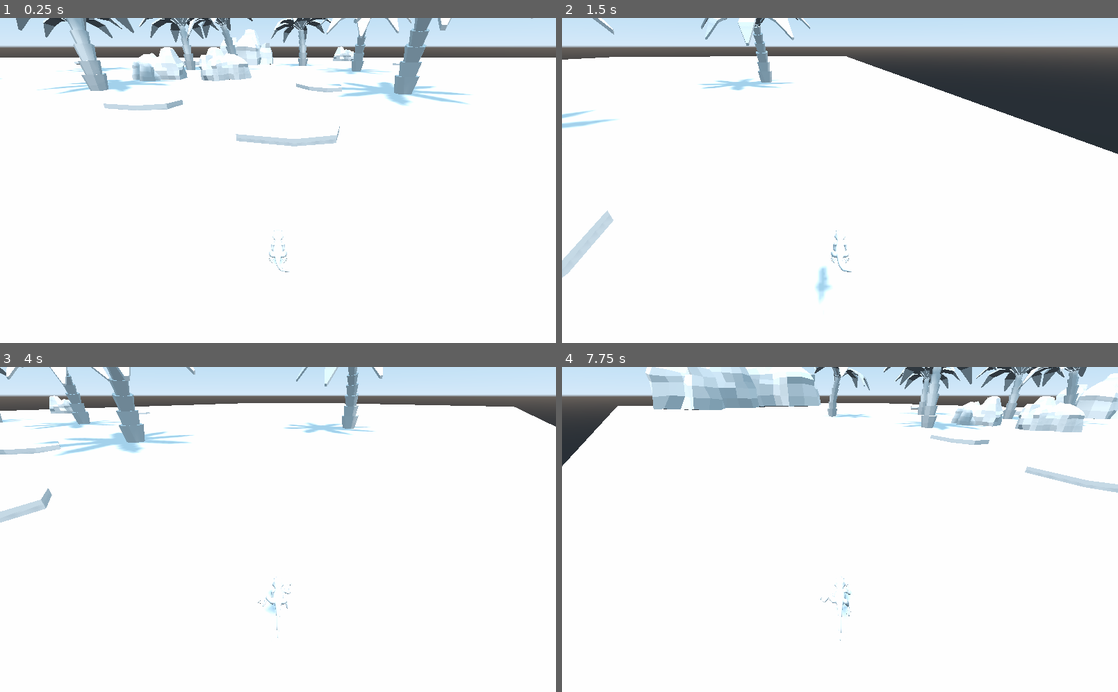
Above: before the commit, frames 1-4 (two rows, left to right).
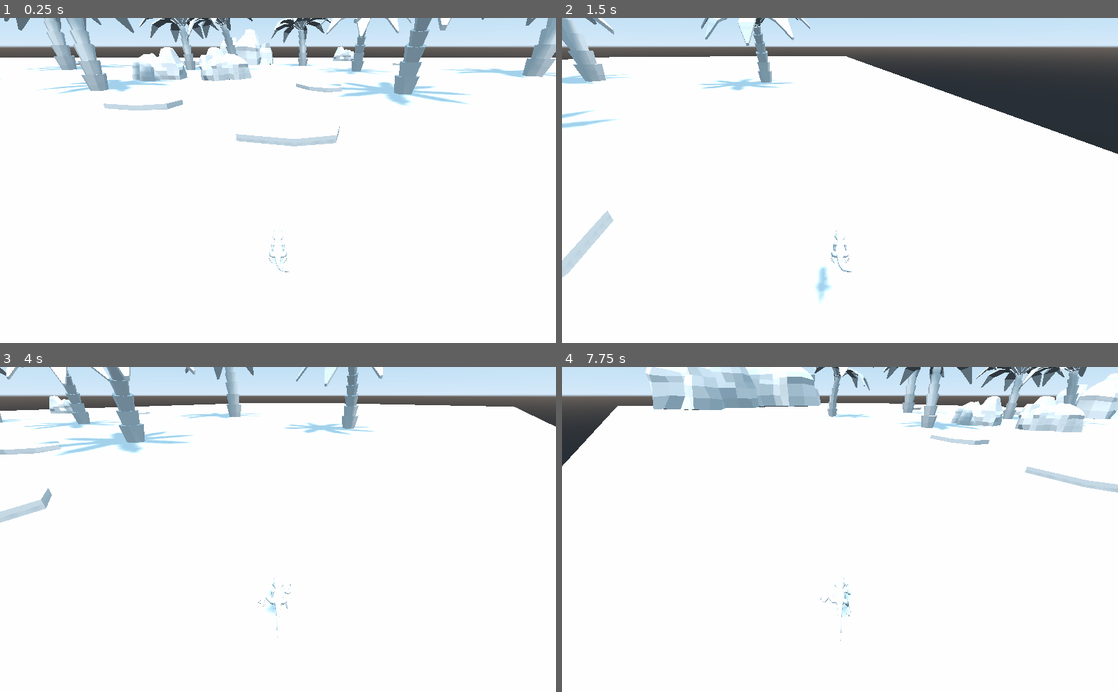
Above: after the commit, the same moments.

Repository: cordbleibaum/ludumdare46
Game: Godot game, scene res://TestScene.tscn
The game is run twice, just before and just after one commit, with the same random seed, the same clock (stepped at 60 frames per second) and the same inputs.
Inputs:
- Up to frame 1 (0.25 s): no input
- Up to frame 2 (1.5 s): tap Enter at 0.5 s; hold D (move_right) 0.53-1.28 s; hold Shift (sprint) 0.53-1.28 s; tap Space (jump) at 0.77 s; hold A (move_left) from 1.28 s (still down); tap Shift (sprint) at 1.35 s
- Up to frame 3 (4 s): tap Space (jump) at 1.52, 3.02, 3.77 s; release A (move_left) at 2.03 s; hold D (move_right) 2.03-2.78 s; hold Shift (sprint) 2.03-2.78 s; hold W (move_forward) 2.78-3.53 s; tap Shift (sprint) at 2.85 s; hold A (move_left) from 3.53 s (still down); hold Shift (sprint) from 3.53 s (still down)
- Up to frame 4 (7.75 s): release Shift (sprint) at 4.28 s; tap Shift (sprint) at 4.35, 5.85, 7.35 s; tap Space (jump) at 4.52, 6.02, 6.77, 7.52 s; hold Shift (sprint) 5.03-5.78 s; release A (move_left) at 5.78 s; hold D (move_right) 5.78-6.53 s; hold W (move_forward) 6.53-7.28 s; hold Shift (sprint) 6.53-7.28 s; hold D (move_right) from 7.28 s (still down)

The runs differ from the first frame. In frame 1, 1.5% of the frame differs, in the area x 0-100%, y 0-19%; in frame 2, 0.8%; in frame 3, 0.4%; in frame 4, 0.5%.

Commit message:
Organize Scene Better

Diff:
--- a/game/TestScene.tscn
+++ b/game/TestScene.tscn
@@ -8,7 +8,7 @@
 [ext_resource path="res://Prefabs/Stone.tscn" type="PackedScene" id=6]
 
 [sub_resource type="BoxShape" id=1]
-extents = Vector3( 19.3504, 1, 1 )
+extents = Vector3( 50, 1, 1 )
 
 [node name="Spatial" type="Spatial"]
 
@@ -57,72 +57,77 @@
 transform = Transform( 1, 0, 0, 0, 1, 0, 0, 0, 1, 0, 0, 22.1025 )
 shape = SubResource( 1 )
 
-[node name="Palmtree" parent="." instance=ExtResource( 3 )]
+[node name="Environment" type="Spatial" parent="."]
+
+[node name="Palmtree" parent="Environment" instance=ExtResource( 3 )]
 transform = Transform( 1, 0, 0, 0, 1, 0, 0, 0, 1, 5.61317, -0.225305, -2.9539 )
 
-[node name="Palmtree7" parent="." instance=ExtResource( 3 )]
+[node name="Palmtree7" parent="Environment" instance=ExtResource( 3 )]
 transform = Transform( 1, 0, 0, 0, 1, 0, 0, 0, 1, -24.6477, -0.225305, -27.7935 )
 
-[node name="Palmtree2" parent="." instance=ExtResource( 3 )]
+[node name="Palmtree2" parent="Environment" instance=ExtResource( 3 )]
 transform = Transform( 0.326096, 0, 0.945337, 0, 1, 0, -0.945337, 0, 0.326096, -9.90811, -0.0881631, -3.70795 )
 
-[node name="Palmtree6" parent="." instance=ExtResource( 3 )]
+[node name="Palmtree6" parent="Environment" instance=ExtResource( 3 )]
 transform = Transform( 0.326096, 0, 0.945337, 0, 1, 0, -0.945337, 0, 0.326096, -8.44807, -0.225302, -19.4723 )
 
-[node name="Palmtree3" parent="." instance=ExtResource( 3 )]
+[node name="Palmtree3" parent="Environment" instance=ExtResource( 3 )]
 transform = Transform( 0.536239, 0, -0.844066, 0, 1, 0, 0.844066, 0, 0.536239, 11.8468, -0.225303, -1.14617 )
 
-[node name="Palmtree8" parent="." instance=ExtResource( 3 )]
-transform = Transform( 0.536239, 0, -0.844066, 0, 1, 0, 0.844066, 0, 0.536239, 23.8252, -0.225306, -3.42777 )
+[node name="Palmtree8" parent="Environment" instance=ExtResource( 3 )]
+transform = Transform( 0.804359, 0, -1.2661, 0, 1.5, 0, 1.2661, 0, 0.804359, 28.6136, -0.225306, -0.793741 )
 
-[node name="Palmtree4" parent="." instance=ExtResource( 3 )]
+[node name="Palmtree10" parent="Environment" instance=ExtResource( 3 )]
+transform = Transform( -0.68937, 0, -1.3322, 0, 1.5, 0, 1.3322, 0, -0.68937, -27.3751, -0.225306, -8.7555 )
+
+[node name="Palmtree4" parent="Environment" instance=ExtResource( 3 )]
 transform = Transform( 0.536239, 0, -0.844066, 0, 1, 0, 0.844066, 0, 0.536239, -4.03317, -0.225303, 6.18687 )
 
-[node name="Palmtree5" parent="." instance=ExtResource( 3 )]
+[node name="Palmtree5" parent="Environment" instance=ExtResource( 3 )]
 transform = Transform( 0.536239, 0, -0.844066, 0, 1, 0, 0.844066, 0, 0.536239, 12.9736, -0.225303, -18.1191 )
 
-[node name="Palmtree9" parent="." instance=ExtResource( 3 )]
+[node name="Palmtree9" parent="Environment" instance=ExtResource( 3 )]
 transform = Transform( -0.555237, 0, -0.831692, 0, 1, 0, 0.831692, 0, -0.555237, 29.9644, -0.225303, -17.1657 )
 
-[node name="Rocks" parent="." instance=ExtResource( 4 )]
+[node name="Rocks" parent="Environment" instance=ExtResource( 4 )]
 transform = Transform( 1, 0, 0, 0, 1, 0, 0, 0, 1, 11.3225, -0.210316, -10.9 )
 
-[node name="Rocks2" parent="." instance=ExtResource( 4 )]
+[node name="Rocks2" parent="Environment" instance=ExtResource( 4 )]
 transform = Transform( 0.553028, 0, -0.833163, 0, 1, 0, 0.833163, 0, 0.553028, 9.09081, -0.210314, 21.5946 )
 
-[node name="Rocks3" parent="." instance=ExtResource( 4 )]
+[node name="Rocks3" parent="Environment" instance=ExtResource( 4 )]
 transform = Transform( -0.811666, 0, -0.584122, 0, 1, 0, 0.584122, 0, -0.811666, -14.577, -0.210314, 21.5946 )
 
-[node name="Rocks4" parent="." instance=ExtResource( 4 )]
+[node name="Rocks4" parent="Environment" instance=ExtResource( 4 )]
 transform = Transform( -0.910612, 0, 0.413264, 0, 1, 0, -0.413264, 0, -0.910612, 5.43209, -0.210314, -10.8096 )
 
-[node name="Rocks5" parent="." instance=ExtResource( 4 )]
+[node name="Rocks5" parent="Environment" instance=ExtResource( 4 )]
 transform = Transform( 0.0230039, 0, 1.99987, 0, 2, 0, -1.99987, 0, 0.0230039, 5.96921, -0.210309, 12.3633 )
 
-[node name="Rocks6" parent="." instance=ExtResource( 4 )]
+[node name="Rocks6" parent="Environment" instance=ExtResource( 4 )]
 transform = Transform( 0.0575098, 0, 4.99967, 0, 5, 0, -4.99967, 0, 0.0575098, 72.9025, -0.210307, -24.5187 )
 
-[node name="Rocks7" parent="." instance=ExtResource( 4 )]
+[node name="Rocks7" parent="Environment" instance=ExtResource( 4 )]
 transform = Transform( -4.98198, 0, -0.424127, 0, 5, 0, 0.424127, 0, -4.98198, 72.9025, -0.210307, -6.01923 )
 
-[node name="Plateau" parent="." instance=ExtResource( 5 )]
+[node name="Plateau" parent="Environment" instance=ExtResource( 5 )]
 transform = Transform( -0.910612, 0, 0.413264, 0, 1, 0, -0.413264, 0, -0.910612, -0.581666, -0.289103, -27.6682 )
 
-[node name="Plateau2" parent="." instance=ExtResource( 5 )]
+[node name="Plateau2" parent="Environment" instance=ExtResource( 5 )]
 transform = Transform( -0.910612, 0, 0.413264, 0, 1, 0, -0.413264, 0, -0.910612, 6.86618, -0.289103, -22.9409 )
 
-[node name="Plateau5" parent="." instance=ExtResource( 5 )]
+[node name="Plateau5" parent="Environment" instance=ExtResource( 5 )]
 transform = Transform( -1.82122, 0, 0.826528, 0, 2, 0, -0.826528, 0, -1.82122, 13.7876, -0.34699, 10.3324 )
 
-[node name="Plateau3" parent="." instance=ExtResource( 5 )]
+[node name="Plateau3" parent="Environment" instance=ExtResource( 5 )]
 transform = Transform( -0.263654, 0, 0.964617, 0, 1, 0, -0.964617, 0, -0.263654, -3.44582, -0.289104, -17.4107 )
 
-[node name="Plateau4" parent="." instance=ExtResource( 5 )]
+[node name="Plateau4" parent="Environment" instance=ExtResource( 5 )]
 transform = Transform( 0.868139, 0, 0.496322, 0, 1, 0, -0.496322, 0, 0.868139, -21.2909, -0.289104, 8.56355 )
 
-[node name="Stone" parent="." instance=ExtResource( 6 )]
+[node name="Stone" parent="Environment" instance=ExtResource( 6 )]
 transform = Transform( 1, 0, 0, 0, 1, 0, 0, 0, 1, 3.45387, -0.167807, 26.4287 )
 
-[node name="Stone2" parent="." instance=ExtResource( 6 )]
+[node name="Stone2" parent="Environment" instance=ExtResource( 6 )]
 transform = Transform( 1, 0, 0, 0, 1, 0, 0, 0, 1, 35.2924, -0.167807, 10.9798 )
 [connection signal="body_entered" from="WinningArea" to="WinningArea" method="_on_WinningArea_body_entered"]
